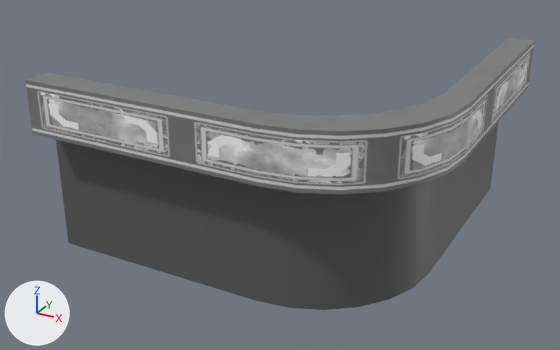
The FBX model Assets/Models/Modular Kit/Buiding Pieces/Corners/WallCornerConvexRounded_A.fbx, before and after one commit.
The view is the same before and after, from a 50 mm camera at (15.39, -24.88, 6.18) aimed at (5.03, -6.04, -3.24). Arrows for +X, +Y and +Z are at lower left; the lights stay in place. Where no turn or scale is listed for an object, it has been applied to the vertices.

The first picture shows 'WallCornerConvexRounded_A'.
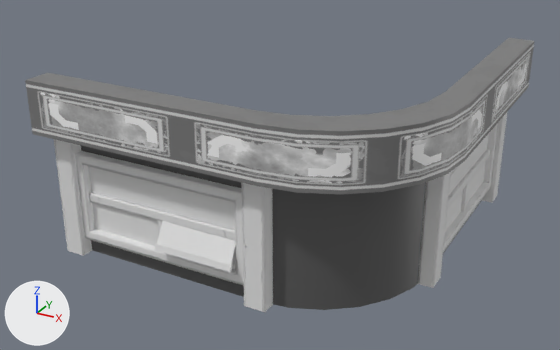
What changed in the scene script:
```text
Add img_plaster_normal_png:
    img_plaster_normal_png = load_image('Plaster_normal.png', '../../../../Material/Marcus Testing Not Permanant/Plaster_normal.png', 2048, 2048, 'Non-Color')
Add mat_trim:
    mat_trim = bpy.data.materials.new('Trim')
    mat_trim.use_nodes = True; mat_trim.node_tree.nodes.clear()
    _N = mat_trim.node_tree.nodes; _L = mat_trim.node_tree.links
    n0 = _N.new('ShaderNodeBsdfPrincipled'); n0.name = 'Principled BSDF'
    n1 = _N.new('ShaderNodeOutputMaterial'); n1.name = 'Material Output'
    n2 = _N.new('ShaderNodeTexImage'); n2.name = 'Image Texture.001'
    n2.image = img_plaster_normal_png
    n3 = _N.new('ShaderNodeNormalMap'); n3.name = 'Normal Map'
    _L.new(n2.outputs[0], n3.inputs[1])  # 'Color' to 'Color'
    _L.new(n3.outputs[0], n0.inputs[5])  # 'Normal' to 'Normal'
    _L.new(n0.outputs[0], n1.inputs[0])  # 'BSDF' to 'Surface'
Add mat_glass:
    mat_glass = principled_material('Glass')
    mat_glass.base_color = (0.8, 0.8, 0.8)  # white #e7e7e7
Add me_plane_040:
    me_plane_040.from_pydata(...)  # 84 vertices, 67 faces; spans x -3.31..3.35, y -1.83..2.14, z -0.2..0.24
    # faces by material slot: [62, 5]
    me_plane_040.materials.append(mat_trim)  # its picture is missing
    me_plane_040.materials.append(mat_glass)  # white #e7e7e7
Add me_plane_049:
    me_plane_049.from_pydata(...)  # 16 vertices, 14 faces; spans x -1.19..1.19, y -0.08..0.41, z -0.1..0.75
    # faces by material slot: [13, 1]
    me_plane_049.materials.append(mat_trim)  # its picture is missing
    me_plane_049.materials.append(mat_glass)  # white #e7e7e7
Add ob_floorcornerconvexrounded_a_008:
    ob_floorcornerconvexrounded_a_008 = bpy.data.objects.new('FloorCornerConvexRounded_A.008', me_plane_040)
    ob_floorcornerconvexrounded_a_008.location = (10.12, -3.85, -3.17)
    ob_floorcornerconvexrounded_a_008.rotation_euler = (1.571, 0.0, 1.571)  # degrees (90, 0, 90)
Add ob_floorcornerconvexrounded_a_009:
    ob_floorcornerconvexrounded_a_009 = bpy.data.objects.new('FloorCornerConvexRounded_A.009', me_plane_049)
    ob_floorcornerconvexrounded_a_009.location = (4.86, -10.47, -3.92)
Add ob_floorcornerconvexrounded_a_002:
    ob_floorcornerconvexrounded_a_002 = bpy.data.objects.new('FloorCornerConvexRounded_A.002', me_plane_040)
    ob_floorcornerconvexrounded_a_002.location = (3.61, -10.12, -3.17)
    ob_floorcornerconvexrounded_a_002.rotation_euler = (1.571, 0.0, 0.0)  # degrees (90, 0, 0)
```

Pixel boxes [x1, y1, x2, y2] of what changed, in the pictures (560 x 350 px):
'FloorCornerConvexRounded_A.002', added
    after: [54, 139, 273, 312]
    faces in mat_trim (its picture is missing): [54, 139, 273, 312]
    faces in mat_glass (white #e7e7e7): [88, 166, 236, 269]
'FloorCornerConvexRounded_A.008', added
    after: [418, 111, 508, 288]
    faces in mat_trim (its picture is missing): [418, 111, 508, 288]
    faces in mat_glass (white #e7e7e7): [445, 133, 489, 232]
'FloorCornerConvexRounded_A.009', added
    after: [154, 221, 235, 272]
    faces in mat_glass (white #e7e7e7): [157, 221, 235, 265]
    faces in mat_trim (its picture is missing): [154, 244, 235, 272]
